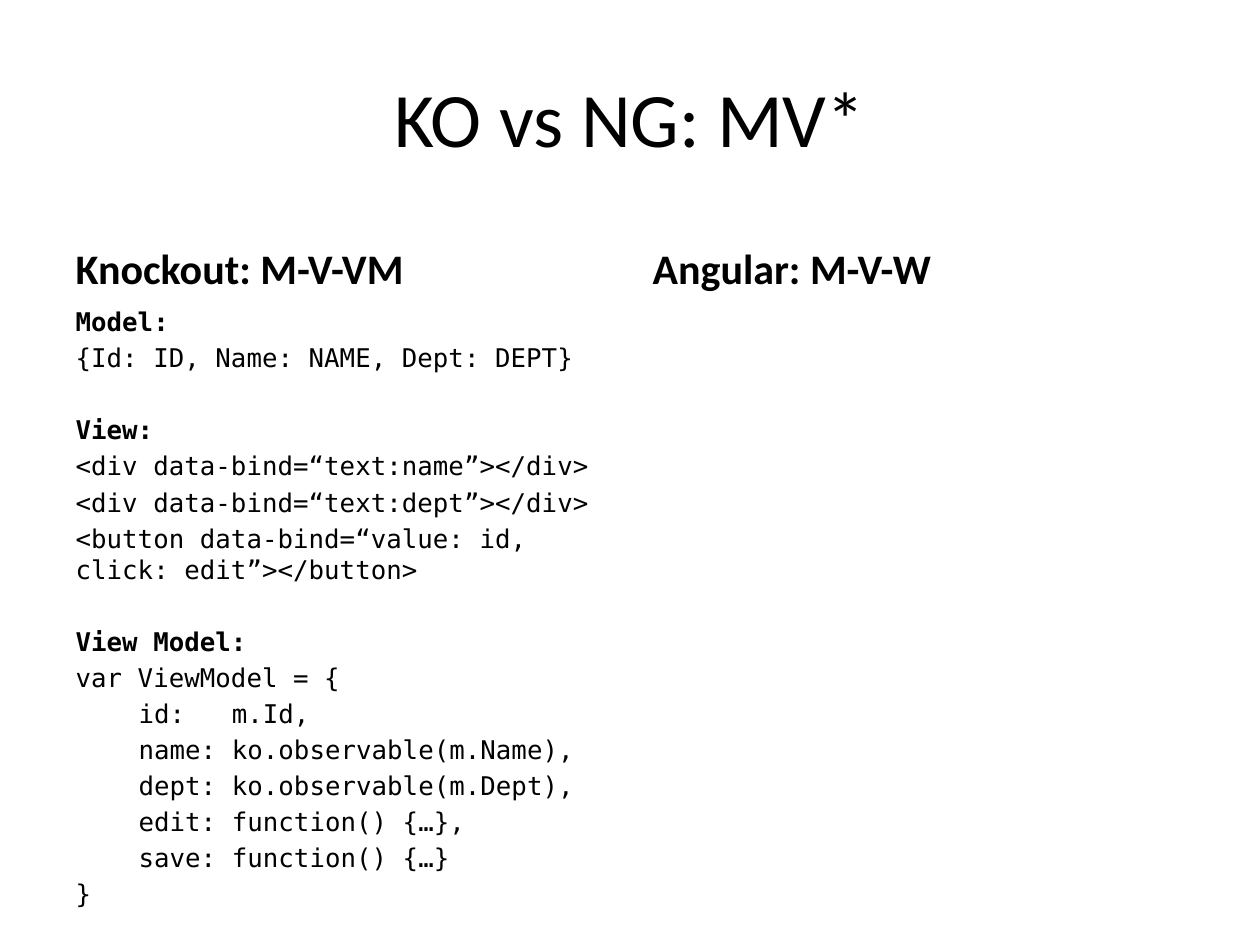
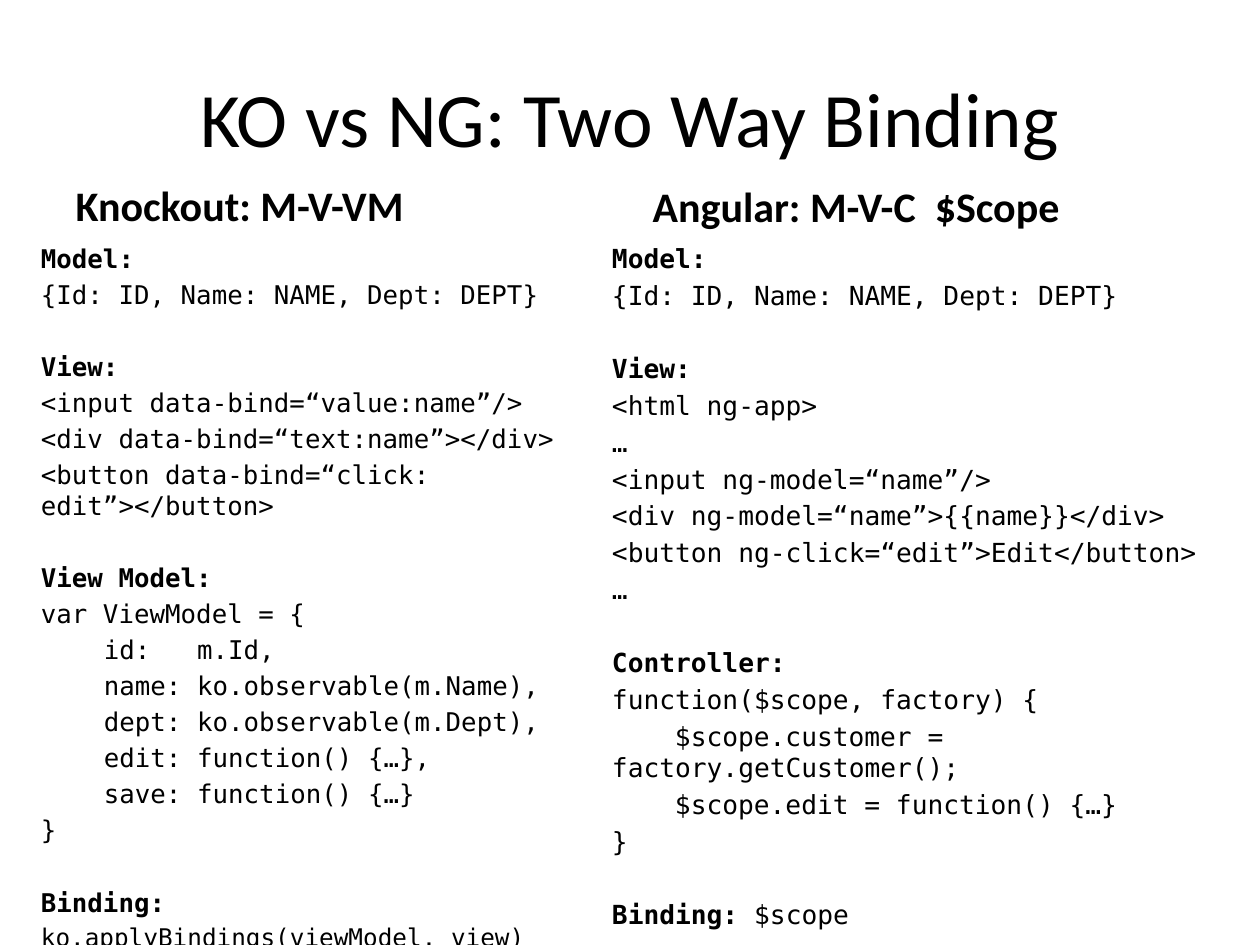
Before and after one commit to Moollihawkja/KOvsNG, a slide deck: slide 14 of KOvsNG.pptx (slide 13 before the commit). Drawn at 1260x945 pixels with LibreOffice and Linux fonts; fonts in the diff are those of the drawing. Boxes give left, top, right and bottom in pixels: in the first picture for what was removed or moved away, otherwise in the second. Text is boxed around its words. In the diff, an @@ line names an element or a change of style, - is before the commit and + after.

Commit message:
Added Angular learning

```diff
--- a/KOvsNG.pptx
+++ b/KOvsNG.pptx
@@ title at <box>201,93,1059,161</box>: text changed @@
-KO vs NG: MV*
+KO vs NG: Two Way Binding
@@ text "Knockout: M-V-VM": place and size @@
-text "Knockout: M-V-VM" at <box>76,254,403,285</box>
+text "Knockout: M-V-VM" at <box>76,191,403,222</box>
@@ text at <box>653,192,1060,229</box>: text changed @@
-Angular: M-V-W
+Angular: M-V-C $Scope
@@ text at <box>41,248,554,807</box>: paragraphs added @@
+Binding:
+ko.applyBindings(viewModel, view)
@@ text "Model:": place and size @@
-text "Model:" at <box>76,311,588,835</box>
+text "Model:" at <box>41,248,554,807</box>
@@ text added at <box>612,248,1196,930</box>, 15 pt, text #000000 @@
+Model:
+{Id: ID, Name: NAME, Dept: DEPT}
+View:
+<html ng-app>
+…
+<input ng-model=“name”/>
+<div ng-model=“name”>{{name}}</div>
+<button ng-click=“edit”>Edit</button>
+…
+Controller:
+function($scope, factory) {
+$scope.customer = factory.getCustomer();
+$scope.edit = function() {…}
+}
+Binding: $scope
@@ text at <box>41,392,523,417</box>: paragraph added @@
+<input data-bind=“value:name”/>
@@ text at <box>41,464,429,518</box>: text changed @@
-<div data-bind=“text:dept”></div>
-<button data-bind=“value: id, click: edit”></button>
+<button data-bind=“click: edit”></button>
```
Also in this commit, not shown: 14 other slides changed, 1 slide added, 1 slide removed, 5 other files.
